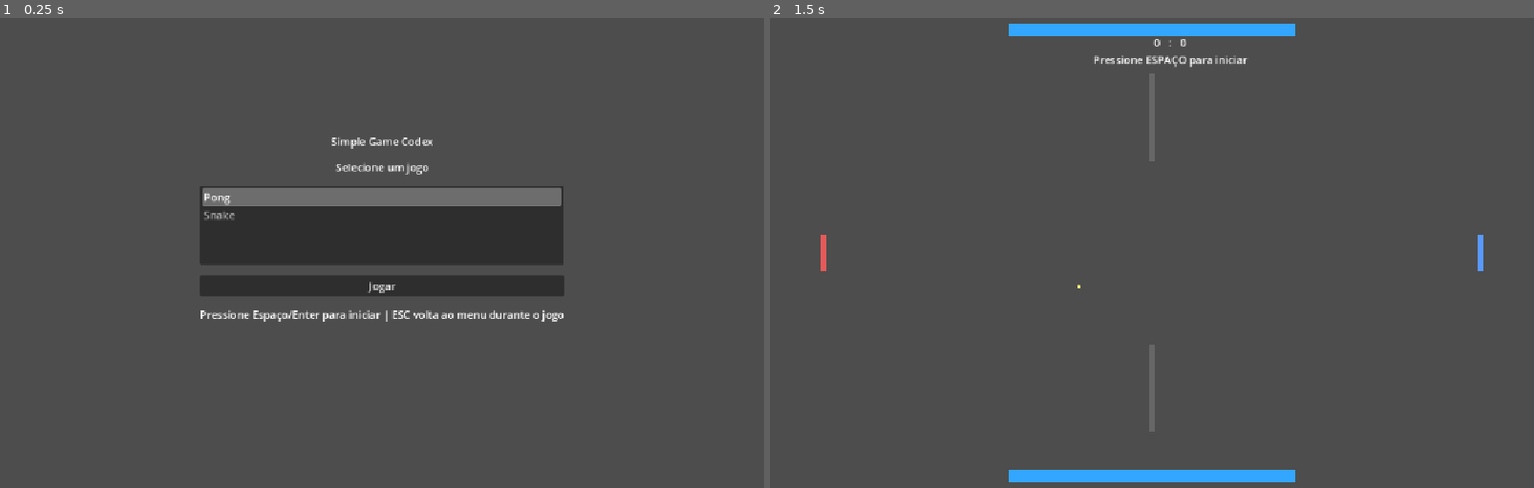
Above: before the commit, frames 1-2 (left to right).
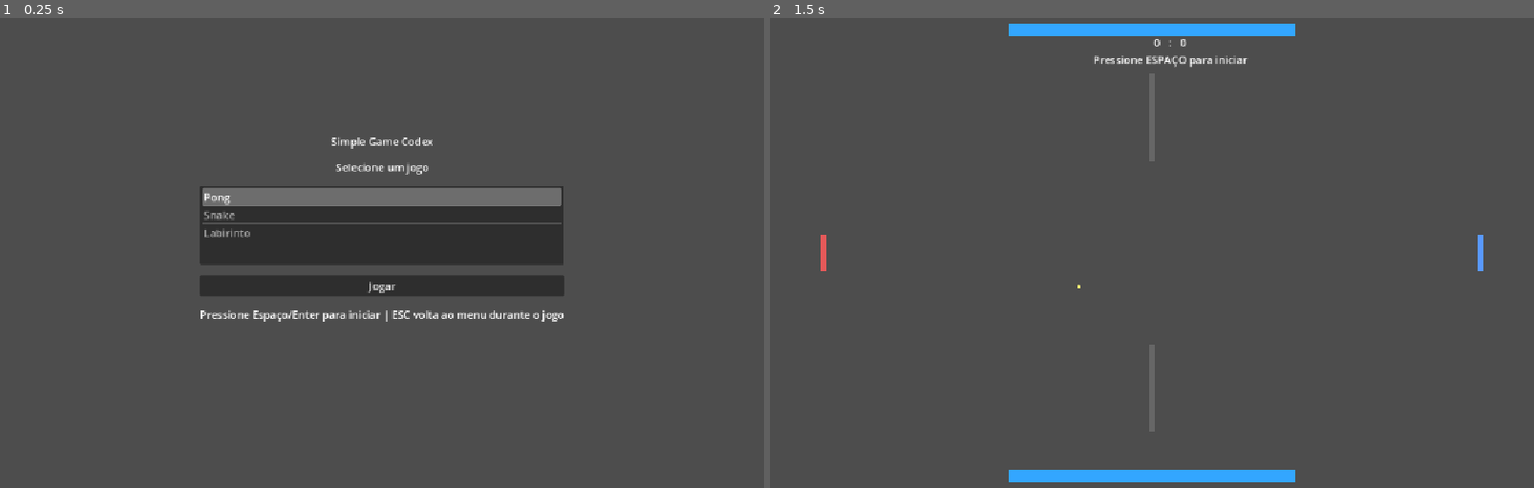
Above: after the commit, the same moments.

Repository: vmagione/Simple-games-prototypes
Game: Godot game, scene res://Scenes/Menu.tscn
Two runs of this game, one before a commit and one after it. Both use one fixed random seed, a clock stepped at 60 frames per second and the inputs below.
Inputs:
- Up to frame 1 (0.25 s): no input
- Up to frame 2 (1.5 s): click "Jogar" at 0.5 s; tap Space at 1.25 s; hold Right (ui_right) from 1.28 s (still down); hold Enter (ui_accept) from 1.28 s (still down)

The runs differ from the first frame. In frame 1, 0.2% of the frame differs, in the area x 26-74%, y 43-47%; in frame 2, nothing differs.

Commit message:
Adiciona jogo de labirinto como terceira opção no menu

Diff:
--- /dev/null
+++ b/Scenes/Maze.tscn
@@ -0,0 +1,21 @@
+[gd_scene load_steps=2 format=3]
+
+[ext_resource type="Script" path="res://Scripts/maze_game.gd" id="1_maze"]
+
+[node name="Maze" type="Node2D"]
+script = ExtResource("1_maze")
+
+[node name="Walls" type="Node2D" parent="."]
+
+[node name="Exit" type="Node2D" parent="."]
+
+[node name="Player" type="Node2D" parent="."]
+
+[node name="CanvasLayer" type="CanvasLayer" parent="."]
+
+[node name="InfoLabel" type="Label" parent="CanvasLayer"]
+offset_left = 20.0
+offset_top = 14.0
+offset_right = 1150.0
+offset_bottom = 52.0
+text = "Labirinto"
--- /dev/null
+++ b/Scripts/maze_game.gd
@@ -0,0 +1,123 @@
+extends Node2D
+
+const CELL_SIZE := 32
+const MAZE_LAYOUT := [
+	"####################",
+	"S....#.......#....#",
+	"###.#.#.#####.#.###",
+	"#...#.#.....#.#...#",
+	"#.###.#####.#.###.#",
+	"#.....#...#.#.....#",
+	"#.#####.#.#.#####.#",
+	"#.#.....#.#.....#.#",
+	"#.#.#####.#####.#.#",
+	"#.#.....#.....#.#.#",
+	"#.#####.#####.#.#.#",
+	"#.....#.....#...#E#",
+	"####################"
+]
+
+@onready var walls_container: Node2D = $Walls
+@onready var exit_container: Node2D = $Exit
+@onready var player_container: Node2D = $Player
+@onready var info_label: Label = $CanvasLayer/InfoLabel
+
+var _square_texture: Texture2D
+var _start_cell := Vector2i.ZERO
+var _exit_cell := Vector2i.ZERO
+var _player_cell := Vector2i.ZERO
+var _won := false
+
+func _ready() -> void:
+	_square_texture = preload("res://Assets/Sprites/Square.png")
+	_draw_maze()
+	_reset_player()
+	_update_label()
+
+func _unhandled_input(event: InputEvent) -> void:
+	if event.is_action_pressed("ui_cancel"):
+		get_tree().change_scene_to_file("res://Scenes/Menu.tscn")
+		return
+
+	if _won:
+		if event.is_action_pressed("ui_accept"):
+			_reset_player()
+			_update_label()
+		return
+
+	var direction := Vector2i.ZERO
+	if event.is_action_pressed("ui_up"):
+		direction = Vector2i.UP
+	elif event.is_action_pressed("ui_down"):
+		direction = Vector2i.DOWN
+	elif event.is_action_pressed("ui_left"):
+		direction = Vector2i.LEFT
+	elif event.is_action_pressed("ui_right"):
+		direction = Vector2i.RIGHT
+
+	if direction != Vector2i.ZERO:
+		_try_move(direction)
+
+func _draw_maze() -> void:
+	for child in walls_container.get_children():
+		child.queue_free()
+	for child in exit_container.get_children():
+		child.queue_free()
+
+	for y in MAZE_LAYOUT.size():
+		var row := MAZE_LAYOUT[y]
+		for x in row.length():
+			var cell := row[x]
+			var grid_pos := Vector2i(x, y)
+			if cell == "#":
+				_add_square(walls_container, grid_pos, Color(0.25, 0.35, 0.85, 1.0))
+			elif cell == "S":
+				_start_cell = grid_pos
+			elif cell == "E":
+				_exit_cell = grid_pos
+				_add_square(exit_container, grid_pos, Color(0.95, 0.75, 0.2, 1.0))
+
+func _reset_player() -> void:
+	_won = false
+	_player_cell = _start_cell
+	_render_player()
+
+func _try_move(direction: Vector2i) -> void:
+	var next_cell := _player_cell + direction
+	if _is_wall(next_cell):
+		return
+
+	_player_cell = next_cell
+	_render_player()
+
+	if _player_cell == _exit_cell:
+		_won = true
+
+	_update_label()
+
+func _is_wall(cell: Vector2i) -> bool:
+	if cell.y < 0 or cell.y >= MAZE_LAYOUT.size():
+		return true
+	if cell.x < 0 or cell.x >= MAZE_LAYOUT[cell.y].length():
+		return true
+	return MAZE_LAYOUT[cell.y][cell.x] == "#"
+
+func _render_player() -> void:
+	for child in player_container.get_children():
+		child.queue_free()
+
+	_add_square(player_container, _player_cell, Color(0.2, 0.95, 0.3, 1.0))
+
+func _add_square(parent: Node2D, cell: Vector2i, color: Color) -> void:
+	var sprite := Sprite2D.new()
+	sprite.texture = _square_texture
+	sprite.modulate = color
+	sprite.scale = Vector2(0.5, 0.5)
+	sprite.position = Vector2(cell * CELL_SIZE) + Vector2(CELL_SIZE / 2, CELL_SIZE / 2)
+	parent.add_child(sprite)
+
+func _update_label() -> void:
+	if _won:
+		info_label.text = "Labirinto concluído! Enter para reiniciar | ESC para voltar ao menu"
+	else:
+		info_label.text = "Labirinto: setas para mover | Objetivo: chegar na saída amarela | ESC para menu"
--- a/Scripts/menu.gd
+++ b/Scripts/menu.gd
@@ -4,7 +4,8 @@
 
 const GAMES := [
 	{"name": "Pong", "scene": "res://Scenes/Main.tscn"},
-	{"name": "Snake", "scene": "res://Scenes/Snake.tscn"}
+	{"name": "Snake", "scene": "res://Scenes/Snake.tscn"},
+	{"name": "Labirinto", "scene": "res://Scenes/Maze.tscn"}
 ]
 
 func _ready() -> void:
